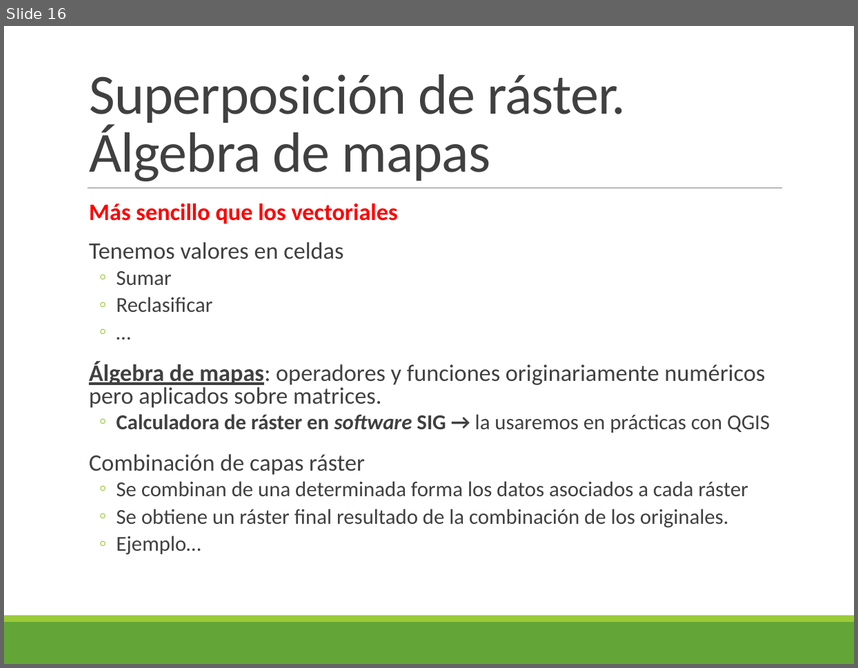
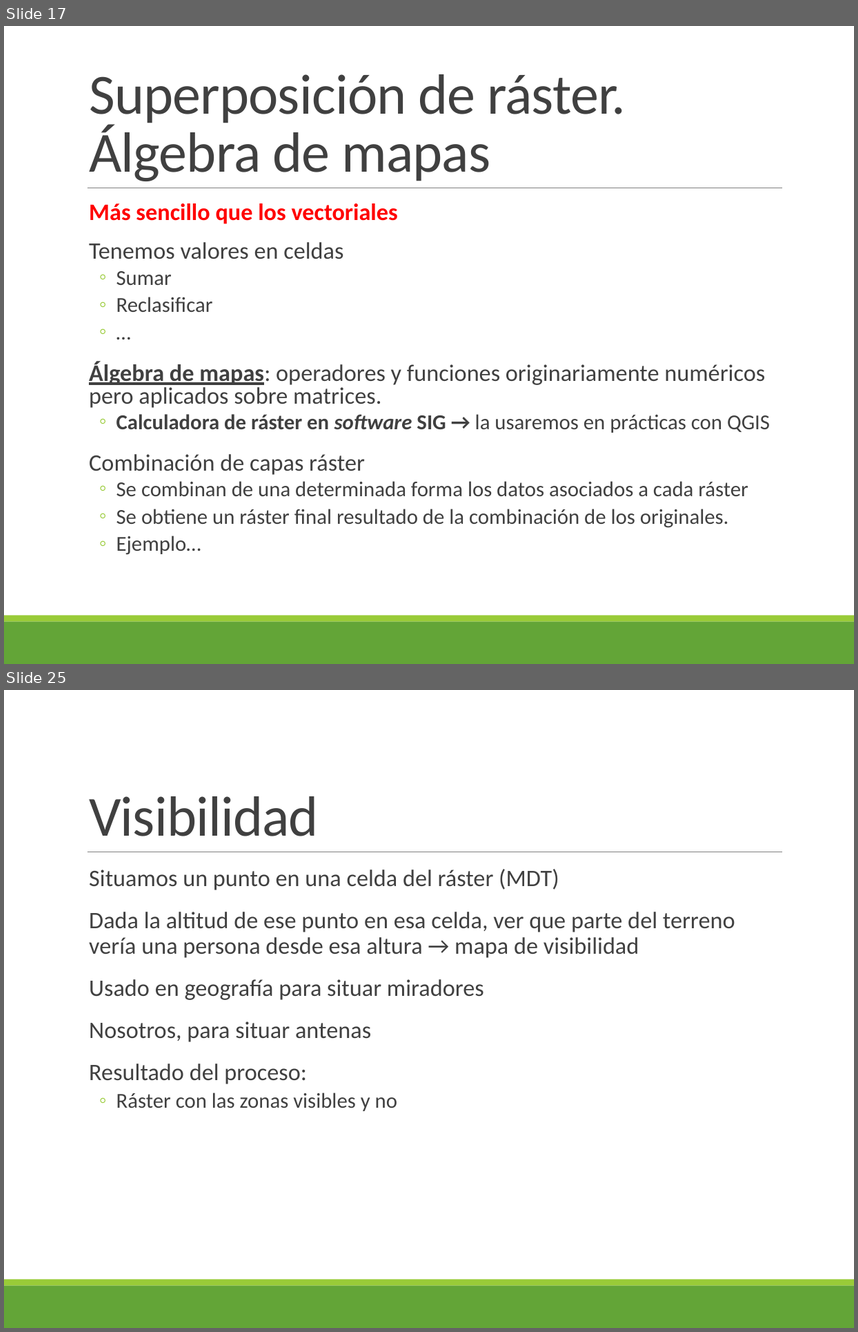
Before and after one commit to alonso-bh/SIG, a slide deck: T5/Tema 5.pptx. Shown one above the other, each under a label of ours: slide 16 before the commit, slides 17 and 25 after it; the slides between them are not shown. The pictures are 858x668 and 858x1332 pixels, drawn with LibreOffice and Linux fonts; fonts in the diff are those of the drawing. Boxes give left, top, right and bottom in pixels: in the first picture for what was removed or moved away, otherwise in the second. Text is boxed around its words. In the diff, an @@ line names an element or a change of style, - is before the commit and + after.

```diff
--- a/T5/Tema 5.pptx
+++ b/T5/Tema 5.pptx
@@ slide 25 added at <box>4,690,854,1328</box>, background #FFFFFF; not listed: 3 template elements that a slide beside it also shows @@
@@ title added at <box>89,796,319,836</box>, 48 pt, text #404040 @@
+Visibilidad
@@ text added at <box>89,869,735,1111</box>, 20 pt, text #404040 @@
+  Situamos un punto en una celda del ráster (MDT)
+  Dada la altitud de ese punto en esa celda, ver que parte del terreno vería una persona desde esa altura → mapa de visibilidad
+  Usado en geografía para situar miradores
+  Nosotros, para situar antenas
+  Resultado del proceso:
+  ◦ Ráster con las zonas visibles y no
@@ what was slide 16 is now slide 17 @@
```
Also in this commit, not shown: 7 slides changed, 20 other slides added, 36 other files.
